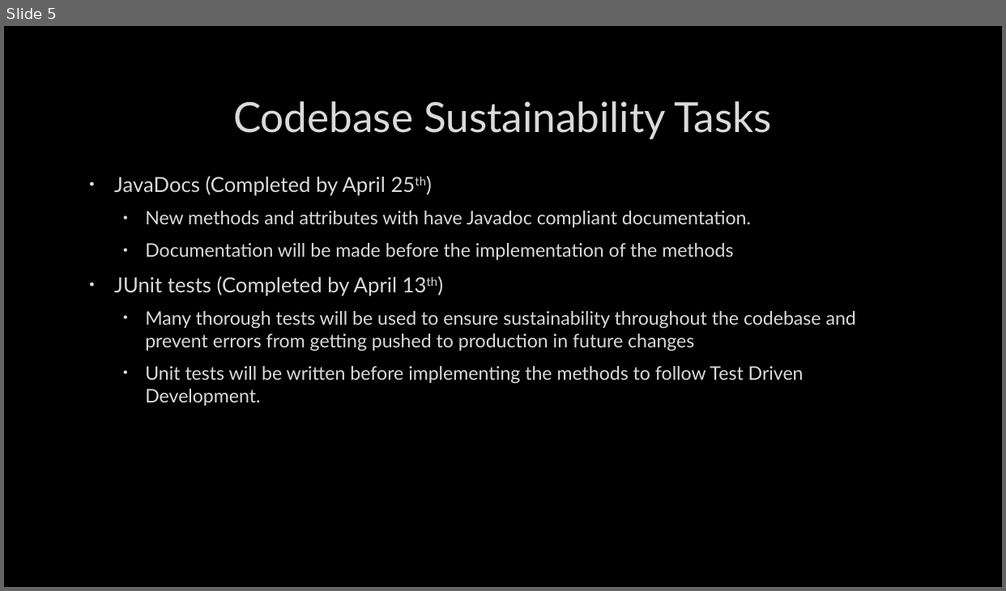
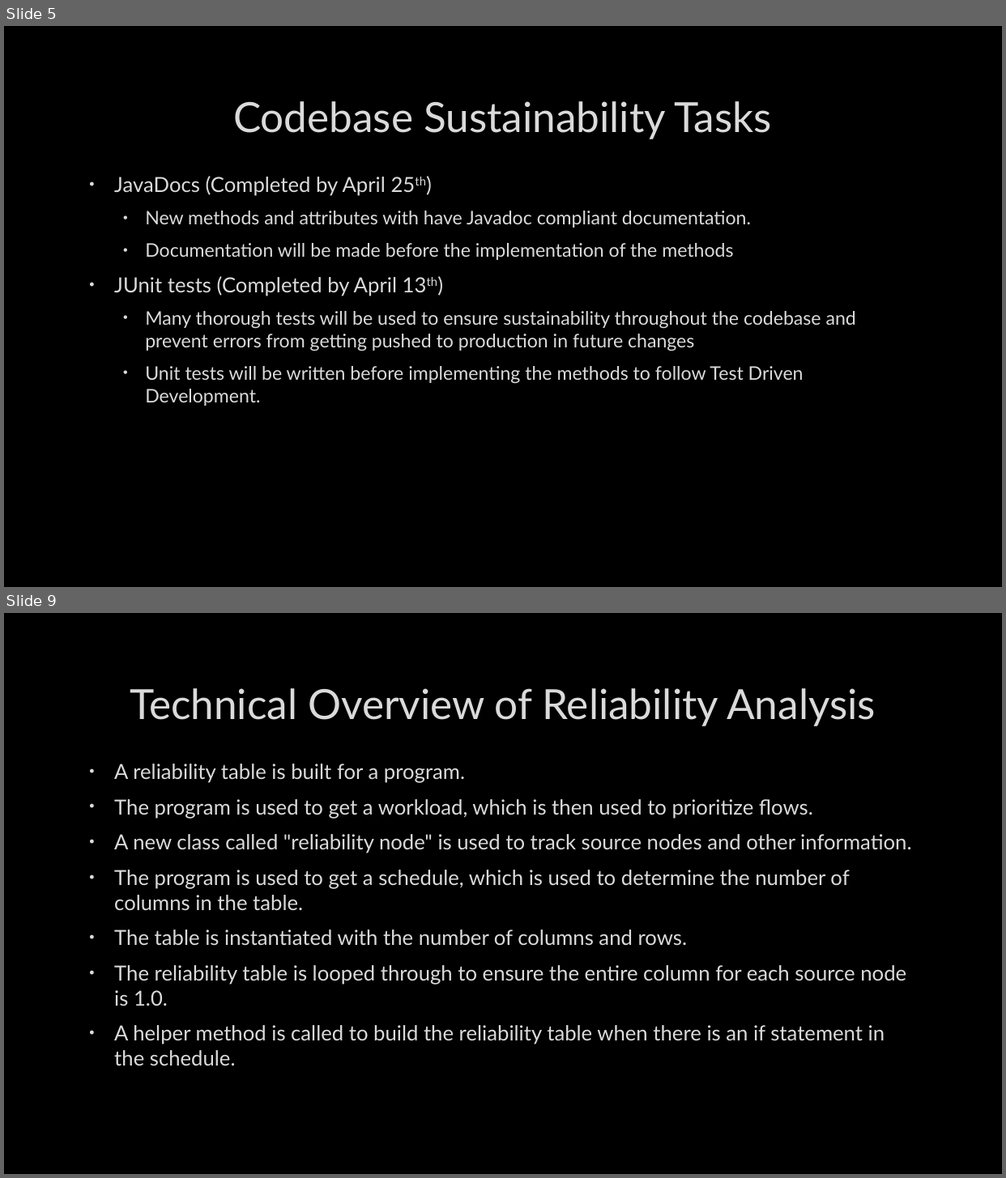
Before and after one commit to julianwemmie/Warp, a slide deck: SWD Project Plan.pptx. Shown one above the other, each under a label of ours: slide 5 before the commit, slides 5 and 9 after it; the slides between them are not shown. The pictures are 1006x591 and 1006x1178 pixels, drawn with LibreOffice and Linux fonts; fonts in the diff are those of the drawing; background and template pictures are left out. Boxes give left, top, right and bottom in pixels: in the first picture for what was removed or moved away, otherwise in the second. Text is boxed around its words. In the diff, an @@ line names an element or a change of style, - is before the commit and + after.

```diff
--- a/SWD Project Plan.pptx
+++ b/SWD Project Plan.pptx
@@ slide 9 added at (x1=4, y1=613, x2=1002, y2=1174), background picture (left out) @@
@@ title added at (x1=130, y1=688, x2=876, y2=726), 40 pt, text #DADADA @@
+Technical Overview of Reliability Analysis
@@ text added at (x1=114, y1=764, x2=911, y2=1066), 20 pt, text #DADADA @@
+• A reliability table is built for a program.
+• The program is used to get a workload, which is then used to prioritize flows.
+• A new class called "reliability node" is used to track source nodes and other information.
+• The program is used to get a schedule, which is used to determine the number of columns in the table.
+• The table is instantiated with the number of columns and rows.
+• The reliability table is looped through to ensure the entire column for each source node is 1.0.
+• A helper method is called to build the reliability table when there is an if statement in the schedule.
```
Also in this commit, not shown: 4 slides changed, 1 other slide added, 2 other files.
